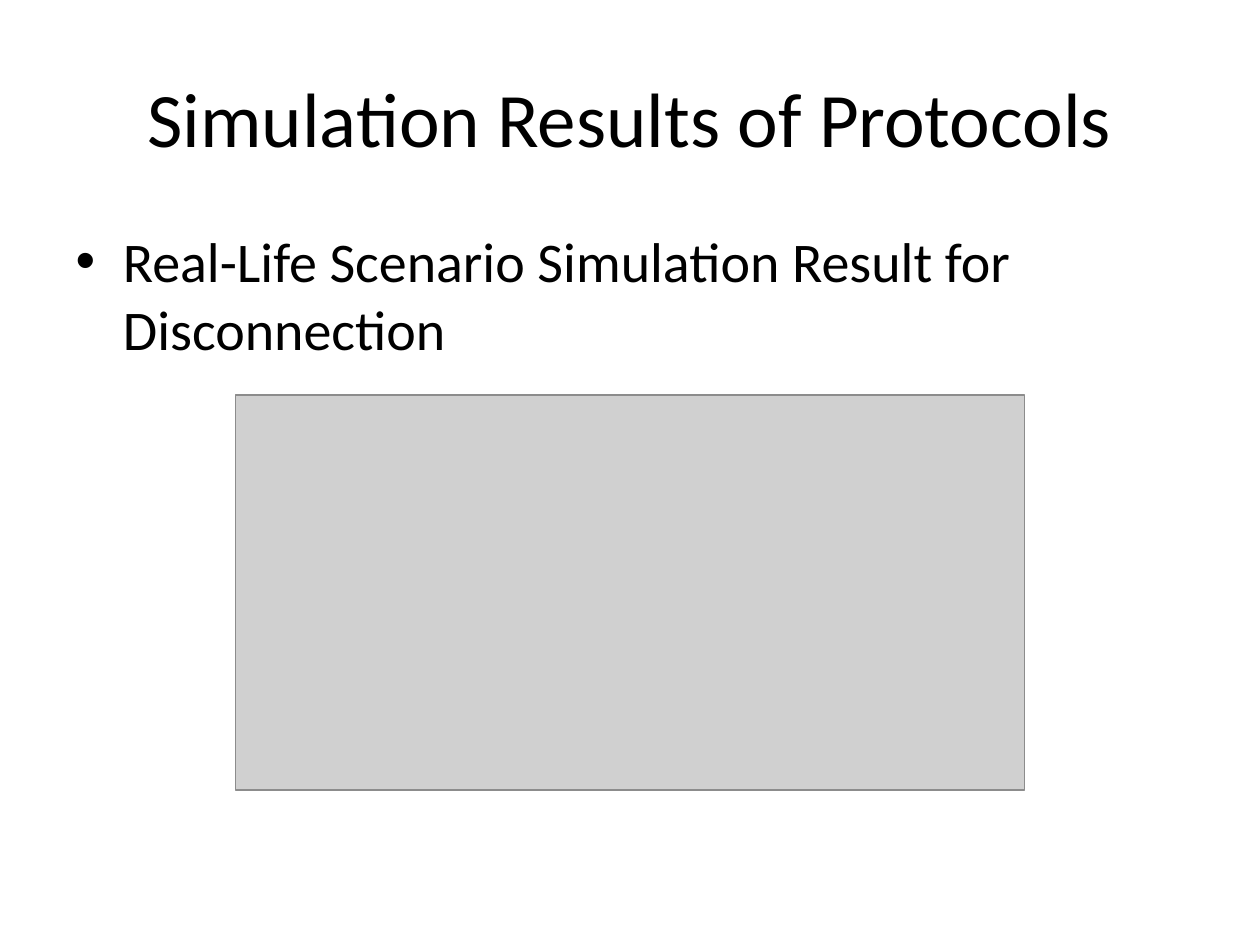
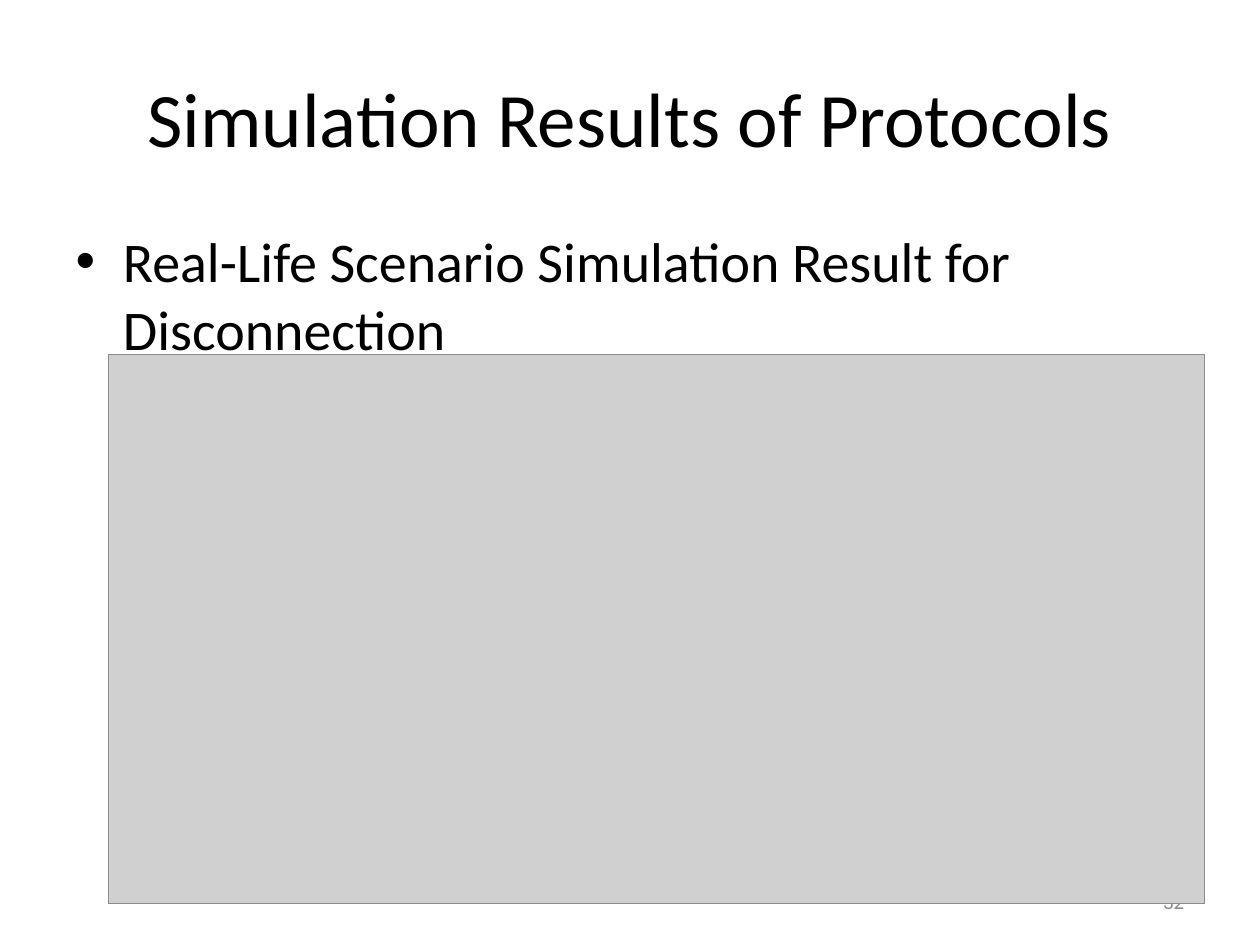
Before and after one commit to canleloglu/worddoc, a slide deck: slide 32 of sunum18Jan.pptx (slide 29 before the commit). Drawn at 1260x945 pixels with LibreOffice and Linux fonts; fonts in the diff are those of the drawing; grey boxes stand for pictures. Boxes give left, top, right and bottom in pixels: in the first picture for what was removed or moved away, otherwise in the second. Text is boxed around its words. In the diff, an @@ line names an element or a change of style, - is before the commit and + after.

```diff
--- a/sunum18Jan.pptx
+++ b/sunum18Jan.pptx
@@ picture resized from (x1=236, y1=394, x2=1024, y2=790) to (x1=108, y1=354, x2=1205, y2=903) @@
@@ page number added at (x1=1163, y1=903, x2=1184, y2=915), 12 pt, text #8C8C8C @@
+32
```
Also in this commit, not shown: 33 other slides changed, 3 slides added, 12 other files.
